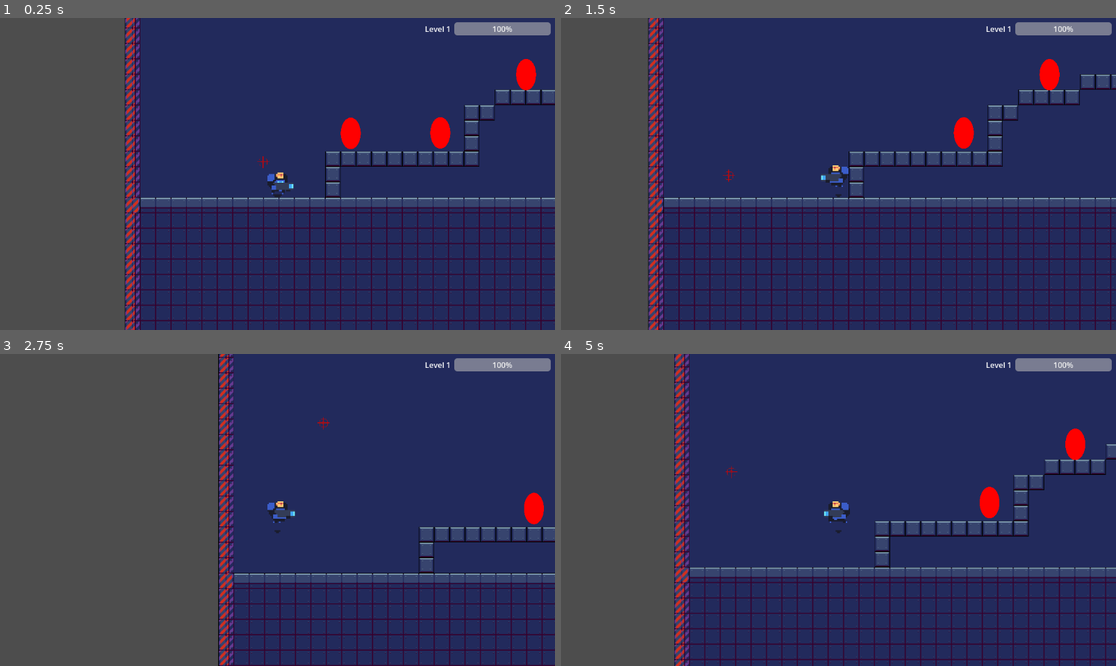
Above: before the commit, frames 1-4 (two rows, left to right).
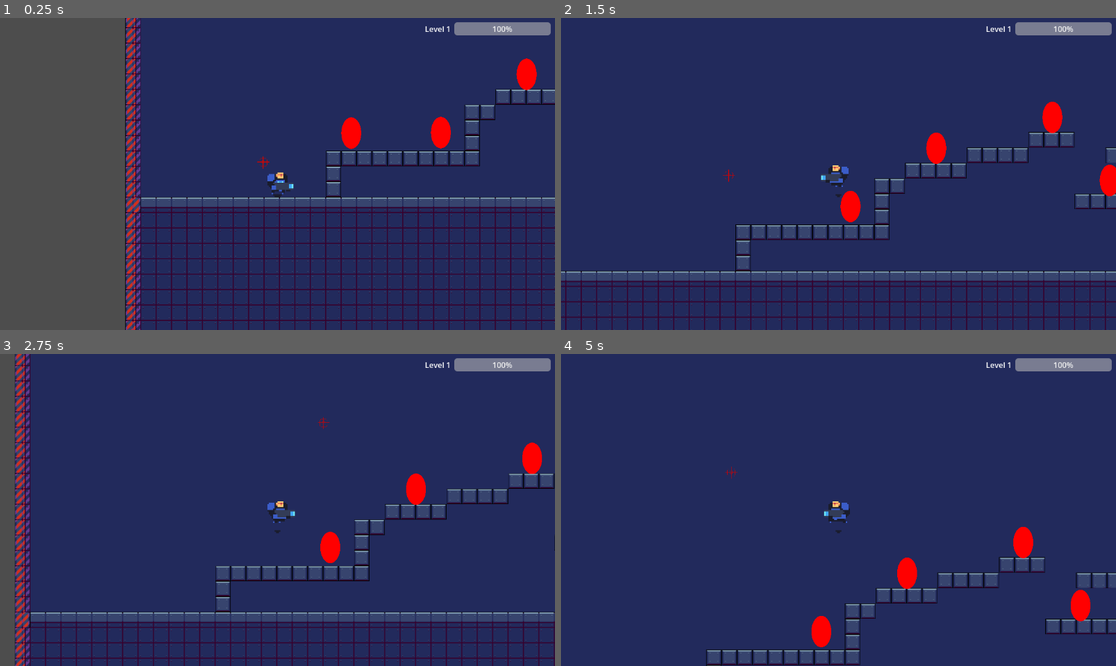
Above: after the commit, the same moments.

Repository: DeanSabbah/1501-Term
Game: Godot game, scene res://Scenes/main.tscn
Same seed, same stepped clock (60 frames per second), same inputs: the game is played once before the commit and once after it.
Inputs (mouse positions are in pixels of both pictures, inside the frame that each line leads up to):
- Up to frame 1 (0.25 s): no input
- Up to frame 2 (1.5 s): move the mouse to (960, 158) at 0.52 s; hold D (right) from 0.53 s (still down); tap W (up) at 0.6, 0.77, 1.07, 1.35 s; click (960, 158) at 0.67 s; move the mouse to (727, 189) at 1.27 s
- Up to frame 3 (2.75 s): tap W (up) at 1.52, 1.82, 2.1 s; move the mouse to (333, 441) at 2.02 s; release D (right) at 2.03 s; hold A (left) from 2.03 s (still down)
- Up to frame 4 (5 s): move the mouse to (810, 572) at 2.77 s; release A (left) at 2.78 s; hold D (right) 2.78-4.28 s; tap W (up) at 2.85, 3.02, 3.32, 3.6, 3.77, 4.07, 4.35, 4.52, 4.82 s; click (810, 572) at 2.92 s; move the mouse to (1005, 556) at 3.52 s; move the mouse to (672, 463) at 4.27 s; hold A (left) from 4.28 s (still down)

The runs differ from the first frame. In frame 1, 4.3% of the frame differs, in the area x 22-100%, y 0-100%; in frame 2, 33%; in frame 3, 49%, in the area x 2-100%, y 0-100%; in frame 4, 34%.

Commit message:
Added delta to movement calc + reverted player back to collision polygon

Diff:
--- a/Characters/Player/player.gd
+++ b/Characters/Player/player.gd
@@ -22,13 +22,13 @@
 
 func _physics_process(delta):
 	var input_direction = Input.get_vector("left", "right", "up", "down")
-	velocity.x = input_direction.x * speed
+	velocity.x = input_direction.x * speed * 60 * delta
 
 	# Handle jumping
 	if is_on_floor() and Input.is_action_just_pressed("up"):
-		velocity.y = jump_strength
+		velocity.y = jump_strength * delta * 60
 	elif not is_on_floor():
-		velocity.y += gravity
+		velocity.y += gravity * delta * 60
 
 	# Update animations based on movement
 	update_animations()
--- a/Characters/Player/player.tscn
+++ b/Characters/Player/player.tscn
@@ -156,10 +156,6 @@
 "speed": 5.0
 }]
 
-[sub_resource type="CapsuleShape2D" id="CapsuleShape2D_2obv0"]
-radius = 15.3766
-height = 30.7533
-
 [node name="Player" type="CharacterBody2D"]
 scale = Vector2(3, 3)
 script = ExtResource("1_4q1n4")
@@ -173,11 +169,6 @@
 autoplay = "idle_left"
 frame = 4
 
-[node name="CollisionBox" type="CollisionShape2D" parent="."]
-position = Vector2(0.333333, 6)
-scale = Vector2(0.433558, 0.662062)
-shape = SubResource("CapsuleShape2D_2obv0")
-
 [node name="Camera2D" type="Camera2D" parent="."]
 script = ExtResource("4_nw101")
 
@@ -189,7 +180,8 @@
 [node name="HitBoxArea" type="Area2D" parent="."]
 position = Vector2(0.333333, 1.66667)
 
-[node name="Hitbox" type="CollisionShape2D" parent="HitBoxArea"]
-position = Vector2(0, 4.33333)
-scale = Vector2(0.433558, 0.662062)
-shape = SubResource("CapsuleShape2D_2obv0")
+[node name="Hitbox" type="CollisionPolygon2D" parent="HitBoxArea"]
+polygon = PackedVector2Array(-4.33333, 8.33333, -7.33333, 6.33333, -7.33333, -0.66667, -6.33333, -1.66667, 5.66667, -1.66667, 6.66667, -0.66667, 6.66667, 6.66666, 3.66667, 8.33333, 3.66667, 11.3333, 1, 14.3333, -1.33333, 14.3333, -4.33333, 11.3333)
+
+[node name="CollisionPolygon2D" type="CollisionPolygon2D" parent="."]
+polygon = PackedVector2Array(-4, 10, -7, 8, -7, 1, -6, 0, 6, 0, 7, 1, 7, 8.33333, 4, 10, 4, 13, 1.33333, 16, -1, 16, -4, 13)
Not shown: 1 places in Characters/Player/player.tscn that only renumber resources
